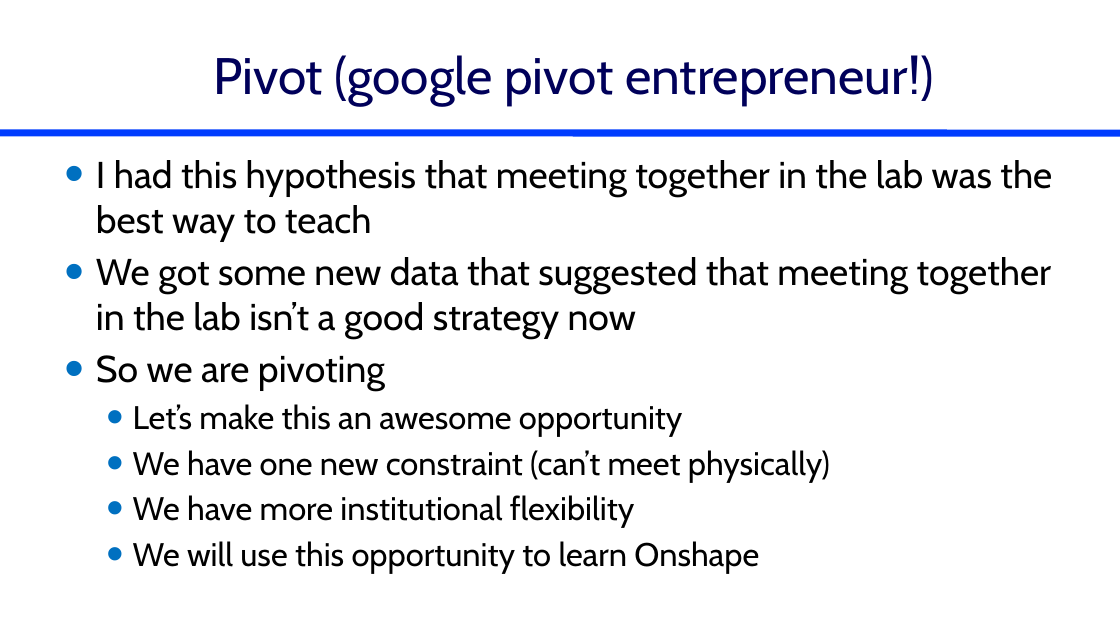
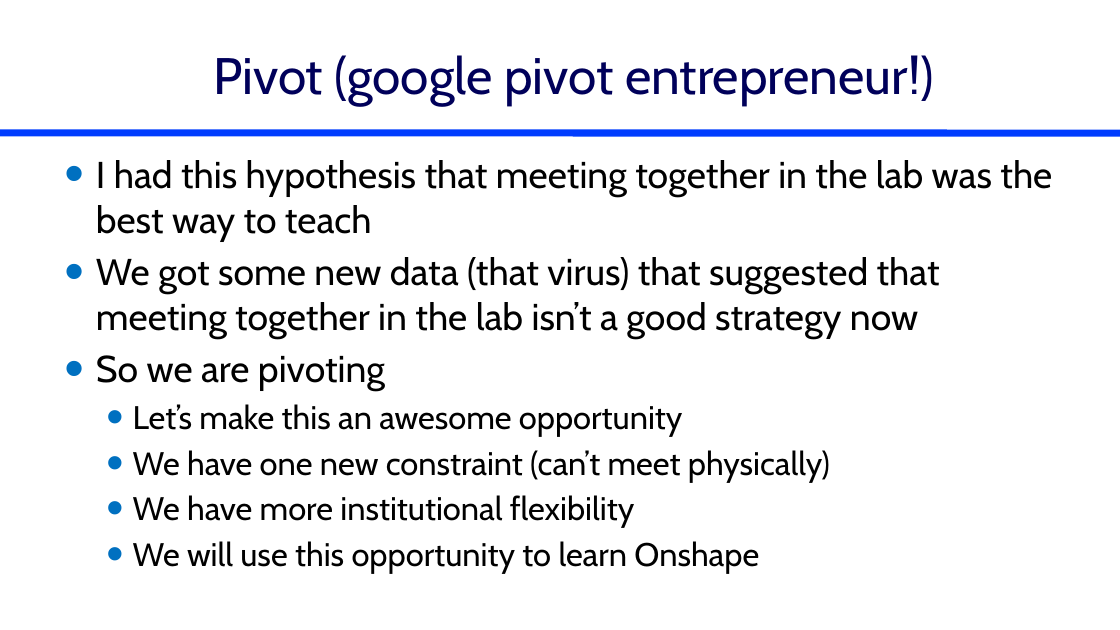
Before and after one commit to monroews/CEE4530, a slide deck: slide 2 of website/pptx/Online_Intro.pptx. Drawn at 1120x630 pixels with LibreOffice and Linux fonts; fonts in the diff are those of the drawing. Boxes give left, top, right and bottom in pixels: in the first picture for what was removed or moved away, otherwise in the second. Text is boxed around its words. In the diff, an @@ line names an element or a change of style, - is before the commit and + after.

```diff
--- a/website/pptx/Online_Intro.pptx
+++ b/website/pptx/Online_Intro.pptx
@@ text at (x1=96, y1=257, x2=940, y2=338): text changed @@
-• We got some new data that suggested that meeting together in the lab isn’t a good strategy now
+• We got some new data (that virus) that suggested that meeting together in the lab isn’t a good strategy now
```
Also in this commit, not shown: 4 other slides changed.
